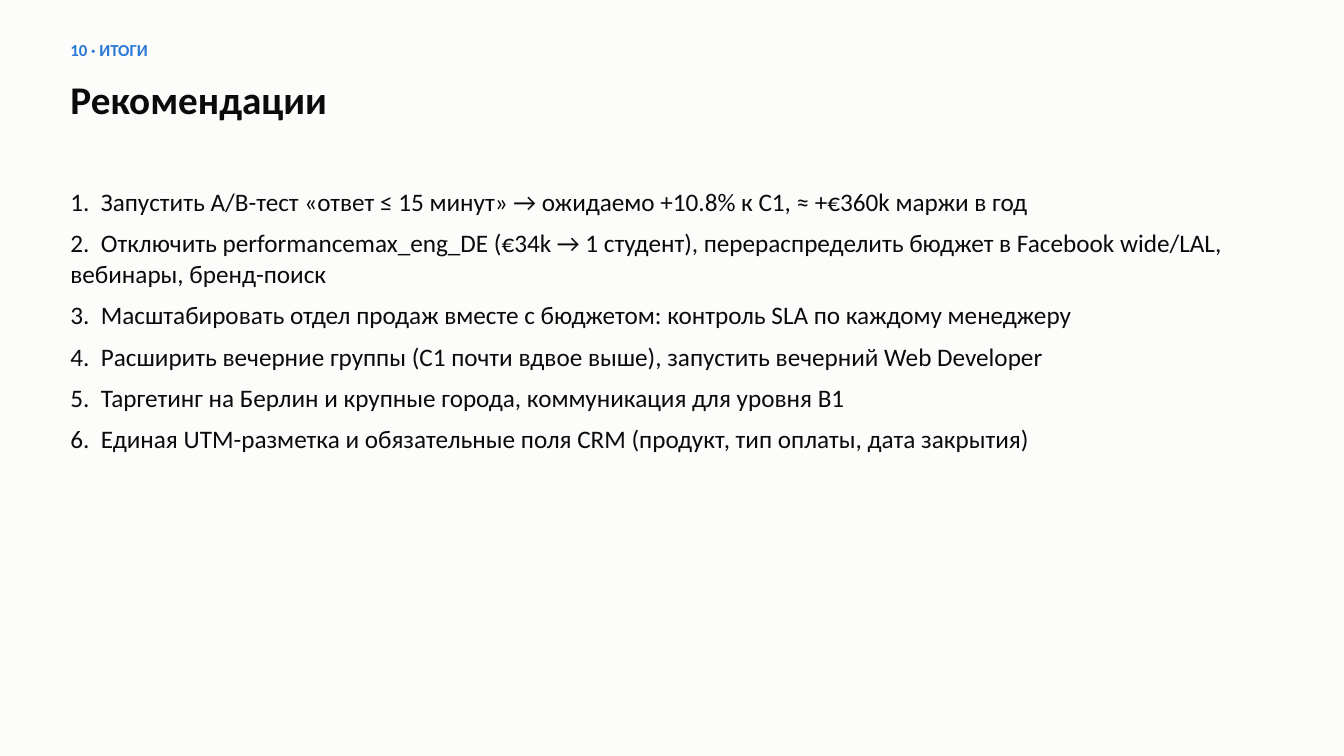
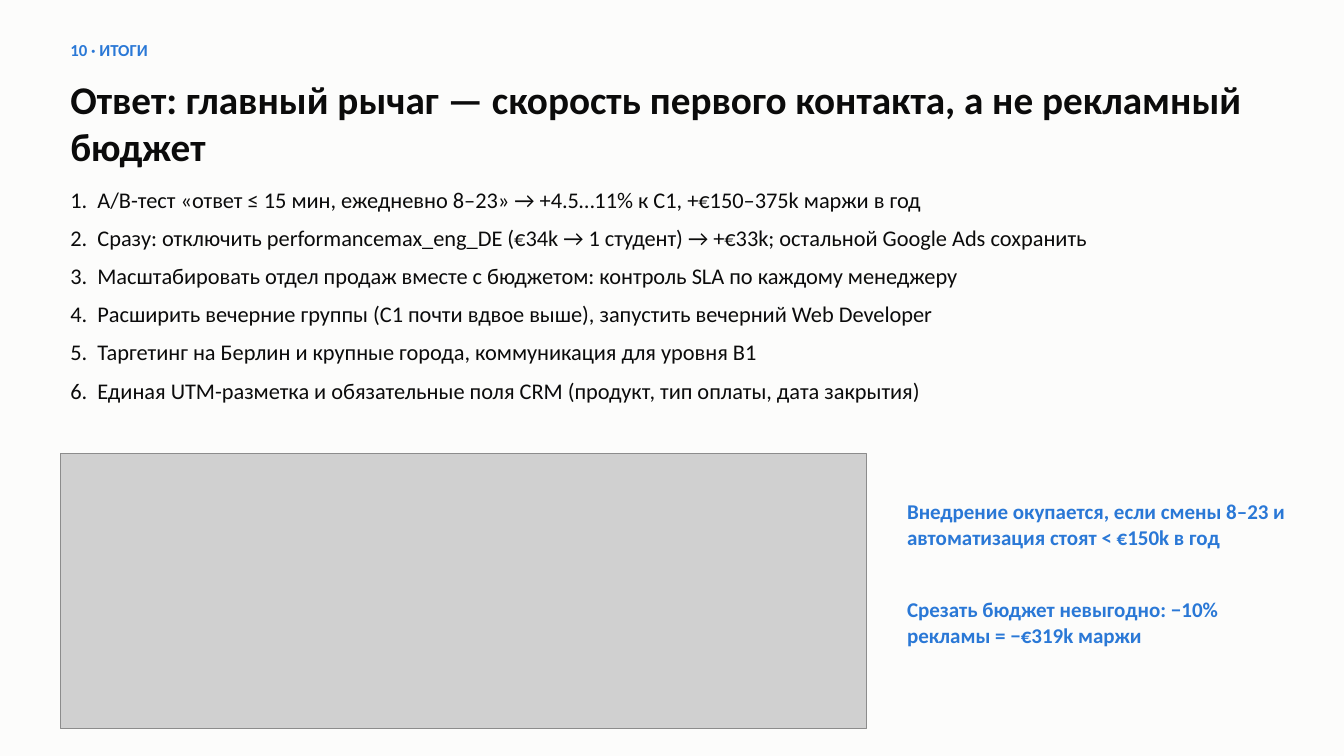
Before and after one commit to yerkovskayuliia-pixel/data-analytics-portfolio, a slide deck: slide 11 of python-crm-analysis/reports/presentation.pptx. Drawn at 1344x756 pixels with LibreOffice and Linux fonts; fonts in the diff are those of the drawing; grey boxes stand for pictures. Boxes give left, top, right and bottom in pixels: in the first picture for what was removed or moved away, otherwise in the second. Text is boxed around its words. In the diff, an @@ line names an element or a change of style, - is before the commit and + after.

```diff
--- a/python-crm-analysis/reports/presentation.pptx
+++ b/python-crm-analysis/reports/presentation.pptx
@@ text at <box>70,87,1241,168</box>: text changed @@
-Рекомендации
+Ответ: главный рычаг — скорость первого контакта, а не рекламный бюджет
@@ text at <box>70,192,1087,250</box>: text changed; size 18 to 16 pt @@
-1. Запустить A/B-тест «ответ ≤ 15 минут» → ожидаемо +10.8% к C1, ≈ +€360k маржи в год
-2. Отключить performancemax_eng_DE (€34k → 1 студент), перераспределить бюджет в Facebook wide/LAL, вебинары, бренд-поиск
+1. A/B-тест «ответ ≤ 15 мин, ежедневно 8–23» → +4.5…11% к C1, +€150–375k маржи в год
+2. Сразу: отключить performancemax_eng_DE (€34k → 1 студент) → +€33k; остальной Google Ads сохранить
@@ text at <box>70,269,957,403</box>: size 18 to 16 pt in "3. Масштабировать отдел продаж вместе с бюджетом: ...", "4. Расширить вечерние группы (C1 почти вдвое ...", "5. Таргетинг на Берлин и крупные города, ...", "6. Единая UTM-разметка и обязательные поля CRM ..." @@
@@ picture added at <box>60,454,867,729</box> @@
@@ text added at <box>907,504,1285,647</box>, 15 pt, text #2A78D6, bold @@
+Внедрение окупается, если смены 8–23 и автоматизация стоят < €150k в год
+Срезать бюджет невыгодно: −10% рекламы = −€319k маржи
```
Also in this commit, not shown: 4 other slides changed, 1 slide added, 1 slide removed, 41 other files.
